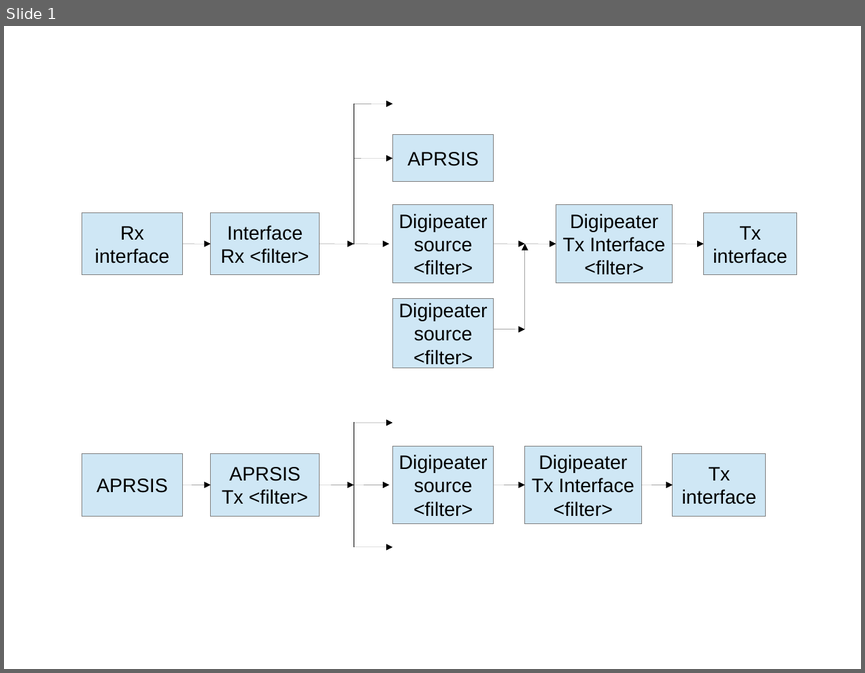
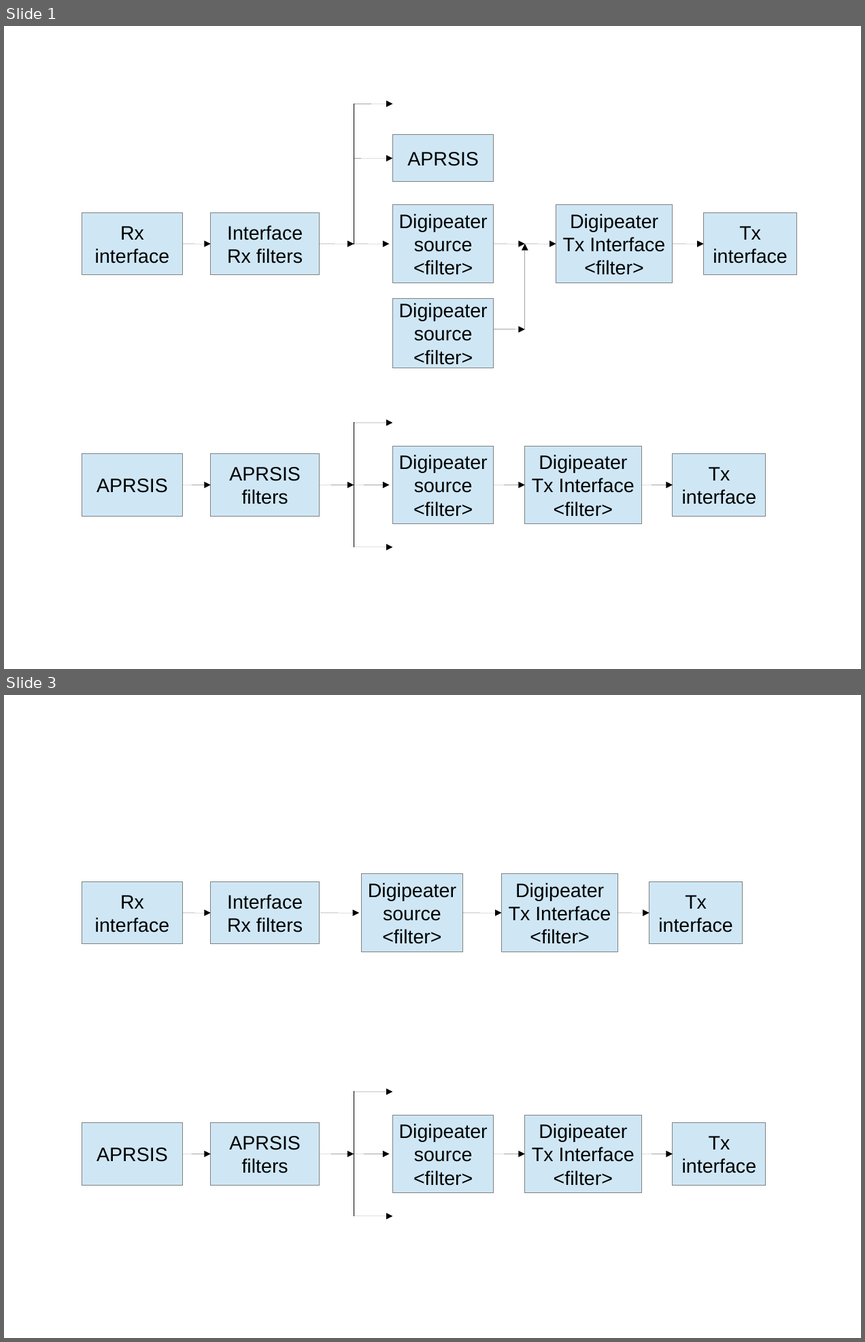
Before and after one commit to PhirePhly/aprx, a slide deck: doc/aprx-manual-pics.odp. Shown one above the other, each under a label of ours: slide 1 before the commit, slides 1 and 3 after it; the slides between them are not shown. The pictures are 865x673 and 865x1342 pixels, drawn with LibreOffice and Linux fonts; fonts in the diff are those of the drawing. Boxes give left, top, right and bottom in pixels: in the first picture for what was removed or moved away, otherwise in the second. Text is boxed around its words. In the diff, an @@ line names an element or a change of style, - is before the commit and + after.

```diff
--- a/doc/aprx-manual-pics.odp
+++ b/doc/aprx-manual-pics.odp
@@ slide 3 added at [4, 695, 861, 1338], background #FFFFFF @@
@@ rectangle added at [362, 874, 463, 951], fill #CFE7F5, outline #808080 0 pt, 18 pt, text #000000 @@
+Digipeater
+source
+<filter>
@@ rectangle added at [502, 874, 618, 951], fill #CFE7F5, outline #808080 0 pt, 18 pt, text #000000 @@
+Digipeater
+Tx Interface
+<filter>
@@ rectangle added at [82, 881, 183, 944], fill #CFE7F5, outline #808080 0 pt, 18 pt, text #000000 @@
+Rx
+interface
@@ rectangle added at [211, 881, 320, 944], fill #CFE7F5, outline #808080 0 pt, 18 pt, text #000000 @@
+Interface
+Rx filters
@@ rectangle added at [649, 881, 742, 944], fill #CFE7F5, outline #808080 0 pt, 18 pt, text #000000 @@
+Tx
+interface
@@ arrow added from (183, 913) to (211, 913), #000000 0 pt @@
@@ arrow added from (320, 913) to (360, 913), #000000 0 pt @@
@@ arrow added from (463, 913) to (502, 913), #000000 0 pt @@
@@ arrow added from (618, 913) to (649, 913), #000000 0 pt @@
@@ arrow added from (354, 1091) to (393, 1091), #000000 0 pt @@
@@ line added from (354, 1091) to (354, 1216), #000000 0 pt @@
@@ rectangle added at [82, 1123, 183, 1185], fill #CFE7F5, outline #808080 0 pt, 18 pt, text #000000 @@
+APRSIS
@@ rectangle added at [211, 1123, 320, 1185], fill #CFE7F5, outline #808080 0 pt, 18 pt, text #000000 @@
+APRSIS
+filters
@@ rectangle added at [393, 1115, 494, 1193], fill #CFE7F5, outline #808080 0 pt, 18 pt, text #000000 @@
+Digipeater
+source
+<filter>
@@ rectangle added at [525, 1115, 642, 1193], fill #CFE7F5, outline #808080 0 pt, 18 pt, text #000000 @@
+Digipeater
+Tx Interface
+<filter>
@@ rectangle added at [672, 1123, 766, 1185], fill #CFE7F5, outline #808080 0 pt, 18 pt, text #000000 @@
+Tx
+interface
@@ arrow added from (183, 1154) to (211, 1154), #000000 0 pt @@
@@ arrow added from (320, 1154) to (354, 1154), #000000 0 pt @@
@@ arrow added from (351, 1154) to (390, 1154), #000000 0 pt @@
@@ arrow added from (494, 1154) to (525, 1154), #000000 0 pt @@
@@ arrow added from (642, 1154) to (672, 1154), #000000 0 pt @@
@@ arrow added from (354, 1216) to (393, 1216), #000000 0 pt @@
@@ slide 1 changed as well @@
@@ text in rectangle at [227, 248, 303, 263]: text changed @@
-Rx <filter>
+Rx filters
@@ text in rectangle at [242, 489, 288, 504]: text changed @@
-Tx <filter>
+filters
```
Also in this commit, not shown: 4 other slides added, 2 other files.
